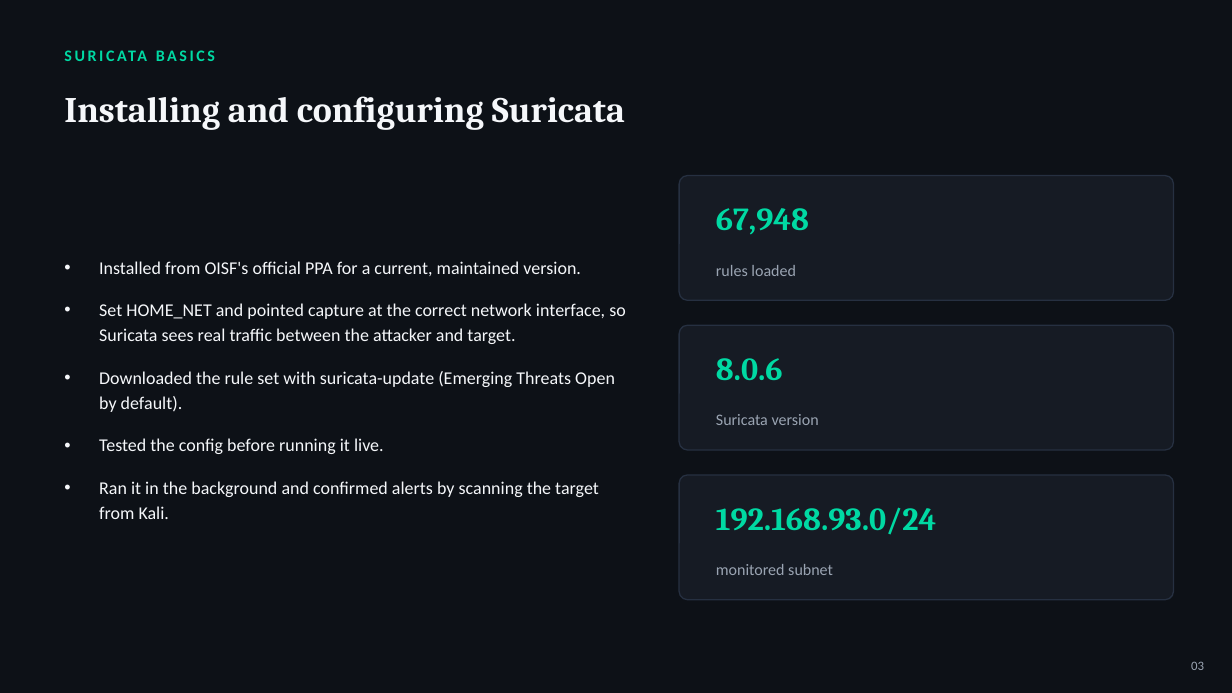
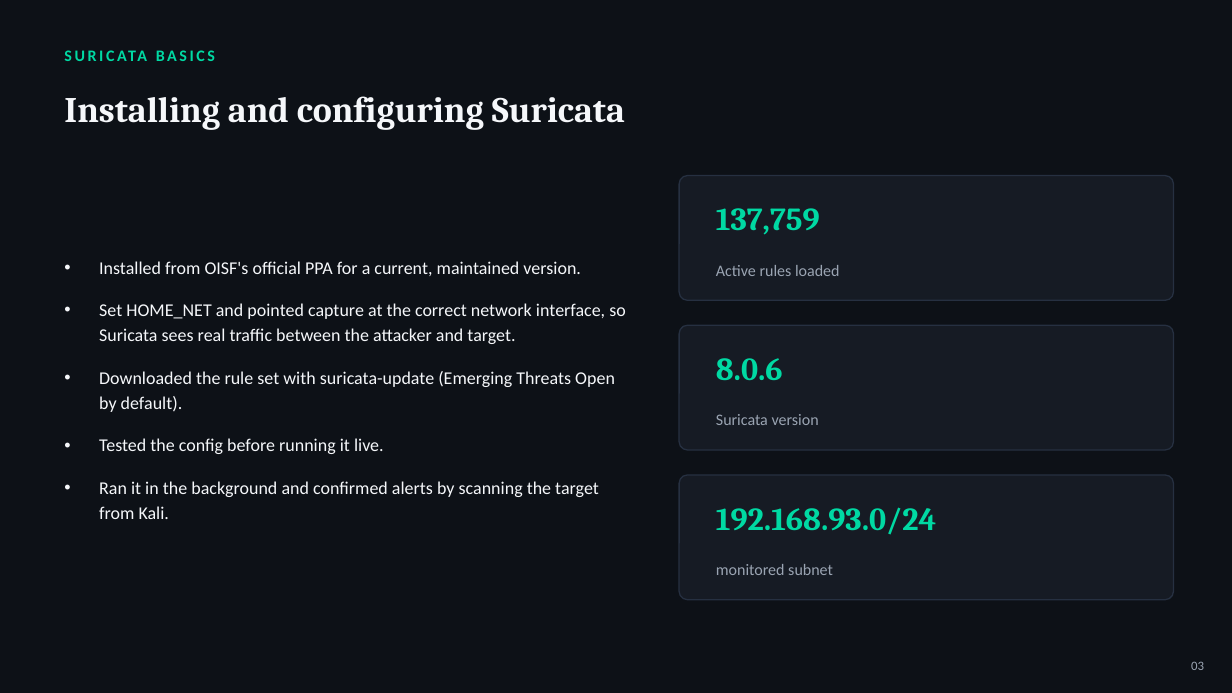
Before and after one commit to Sameeha135/suricata-ids-lab, a slide deck: slide 3 of 2026-08-24_to_2026-08-28_Documentation/Suricata_Project_Presentation.pptx. Drawn at 1232x693 pixels with LibreOffice and Linux fonts; fonts in the diff are those of the drawing. Boxes give left, top, right and bottom in pixels: in the first picture for what was removed or moved away, otherwise in the second. Text is boxed around its words. In the diff, an @@ line names an element or a change of style, - is before the commit and + after.

```diff
--- a/2026-08-24_to_2026-08-28_Documentation/Suricata_Project_Presentation.pptx
+++ b/2026-08-24_to_2026-08-28_Documentation/Suricata_Project_Presentation.pptx
@@ text at bbox=[716, 208, 820, 235]: text changed @@
-67,948
+137,759
@@ text at bbox=[716, 265, 840, 276]: text changed @@
-rules loaded
+Active rules loaded
```
Also in this commit, not shown: 2 other slides changed.
